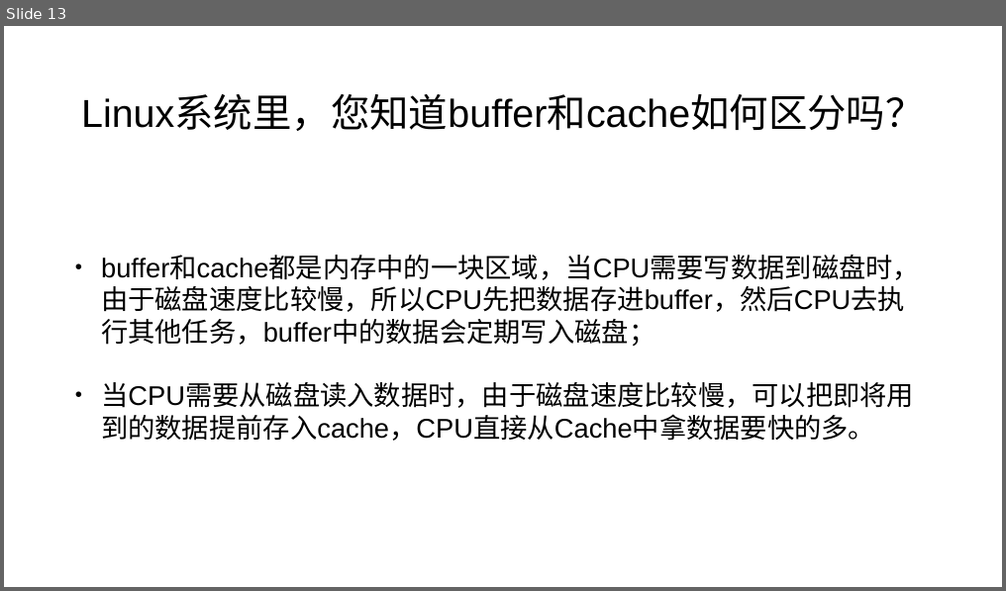
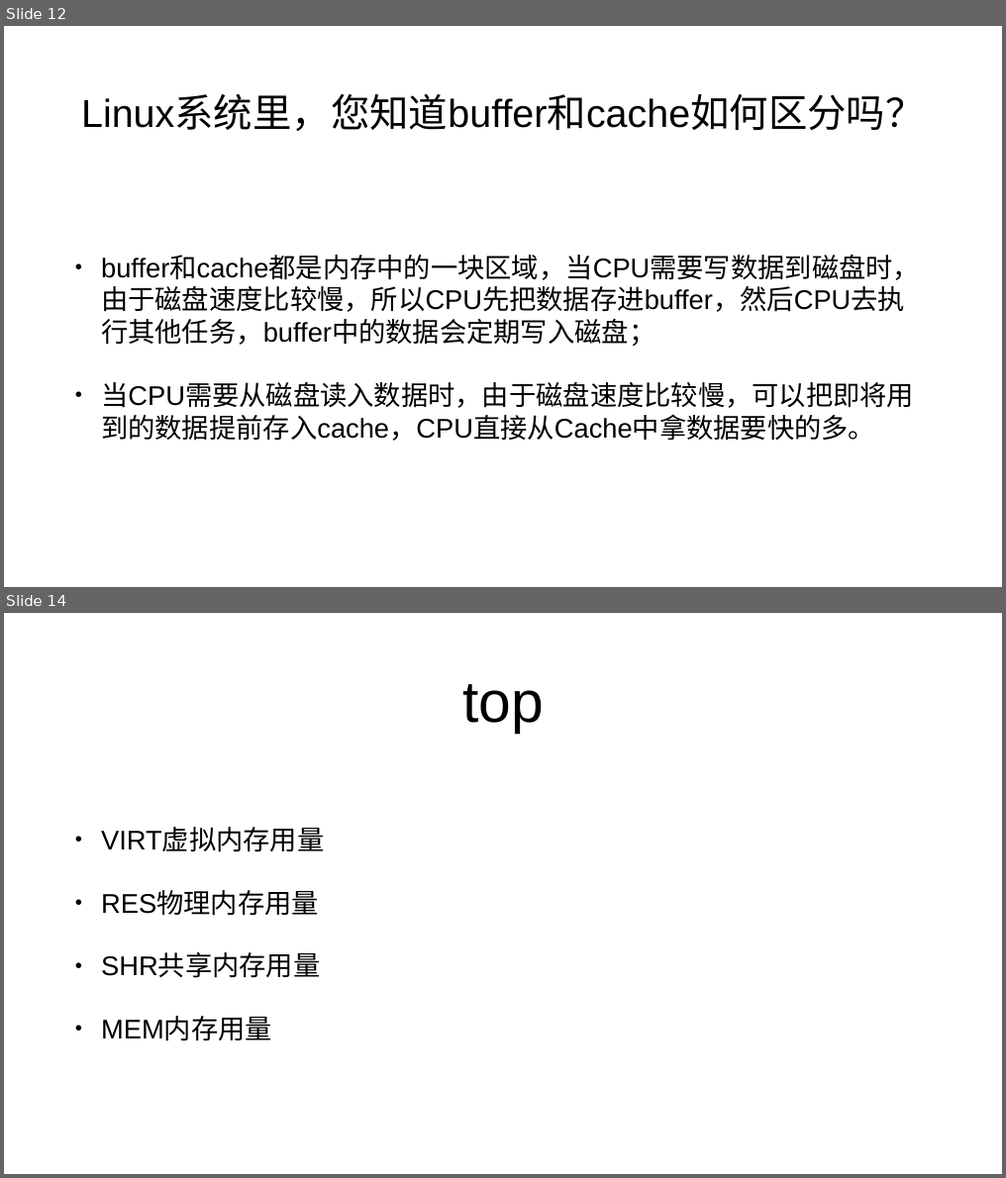
Before and after one commit to mengning/linuxstart, a slide deck: L10/Linux常见试题解析.pptx. Shown one above the other, each under a label of ours: slide 13 before the commit, slides 12 and 14 after it; the slides between them are not shown. The pictures are 1006x591 and 1006x1178 pixels, drawn with LibreOffice and Linux fonts; fonts in the diff are those of the drawing. Boxes give left, top, right and bottom in pixels: in the first picture for what was removed or moved away, otherwise in the second. Text is boxed around its words. In the diff, an @@ line names an element or a change of style, - is before the commit and + after.

```diff
--- a/L10/Linux常见试题解析.pptx
+++ b/L10/Linux常见试题解析.pptx
@@ slide 14 added at [4,613,1002,1174], background #FFFFFF @@
@@ title added at [462,684,544,733], 112 pt, text #000000 @@
+top
@@ text added at [101,829,324,1042], 52 pt, text #000000 @@
+• VIRT虚拟内存用量
+• RES物理内存用量
+• SHR共享内存用量
+• MEM内存用量
@@ what was slide 13 is now slide 12 @@
```
Also in this commit, not shown: 3 slides changed, 10 other slides added.
